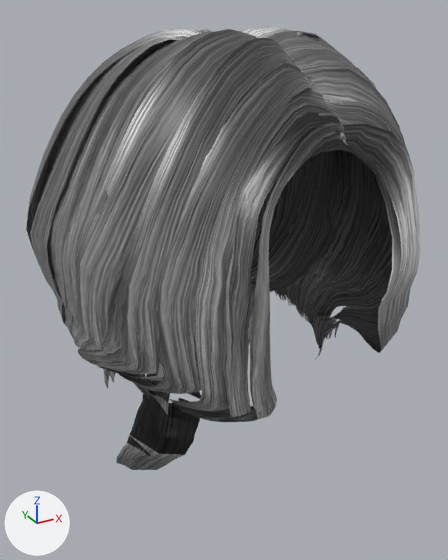
The glTF model public/models/daz_hair_air_bangs_long.glb: old version first, new version second.
Rendered twice from a camera (50 mm lens) standing at (-0.17, -0.297, 0.146) and looking at (-0.001, 0.009, -0.008). The axes (+X, +Y, +Z) are drawn at lower left. The lights are the same throughout. The first picture is the older version. Vertices at exactly the same position are counted once.

The first picture shows 'daz_hair_air_bangs_long'.
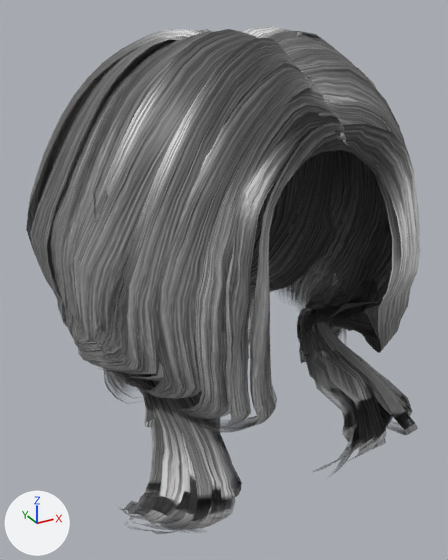
Boxes [x1, y1, x2, y2] around the edits, measured in the pictures (448 x 560 px):
'daz_hair_air_bangs_long', reshaped (14% taller)
    before: [26, 26, 420, 470]
    after: [26, 26, 420, 534]
part 1 of me_daz_hair_air_bangs_long, built on
    before: [77, 344, 270, 470]
    after: [72, 193, 274, 534]
part 2 of me_daz_hair_air_bangs_long, built on
    before: [283, 277, 381, 360]
    after: [297, 174, 418, 472]
part 3 of me_daz_hair_air_bangs_long, added (mostly hidden)
    after: [108, 354, 249, 402]
part 4 of me_daz_hair_air_bangs_long, edited (looks the same)
    both: [26, 26, 420, 420]

Edits to the bpy script that builds the scene:
```text
Add mat_daz_hair_air_bangs_long_mat_1:
    mat_daz_hair_air_bangs_long_mat_1 = principled_material('daz_hair_air_bangs_long_Mat')
    mat_daz_hair_air_bangs_long_mat_1.texture = img_image_0  # with its transparency
    mat_daz_hair_air_bangs_long_mat_1.roughness = 0.46
Change me_daz_hair_air_bangs_long:
    used by ob_daz_hair_air_bangs_long; location = (0.0, 0.0, 0.0)
    remove me_daz_hair_air_bangs_long.from_pydata(...)  # 6126 vertices, 9061 faces; spans x -0.107..0.099, y -0.11..0.135, z -0.107..0.137
    add me_daz_hair_air_bangs_long.from_pydata(...)  # 8863 vertices, 12721 faces; spans x -0.107..0.099, y -0.11..0.135, z -0.146..0.137
    me_daz_hair_air_bangs_long part 1: 301 vertices moved from x -0.096..-0.028, y -0.099..0.017, z -0.078..-0.026 to x -0.096..-0.028, y -0.101..0.016, z -0.078..-0.026; 112 vertices removed from x -0.089..-0.045, y -0.072..0.018, z -0.105..-0.027; 1253 vertices added at x -0.1..-0.038, y -0.098..0.031, z -0.14..0.066
    me_daz_hair_air_bangs_long part 2: 166 vertices moved from x 0.046..0.083, y -0.076..0.018, z -0.064..-0.026 to x 0.046..0.083, y -0.077..0.018, z -0.064..-0.026; 17 vertices removed from x 0.052..0.074, y -0.026..0.012, z -0.064..-0.034; 1159 vertices added at x 0.007..0.092, y -0.094..0.018, z -0.139..0.066
    me_daz_hair_air_bangs_long part 3: 363 vertices added at x -0.059..0.056, y 0.065..0.112, z -0.146..-0.106
    me_daz_hair_air_bangs_long part 4: 8780 faces spanning x -0.107..0.099, y -0.11..0.135, z -0.107..0.137 switch from mat_daz_hair_air_bangs_long_mat to mat_daz_hair_air_bangs_long_mat_1 (picture img_image_0)
    other edits to the shape of me_daz_hair_air_bangs_long do not show in these pictures
```
